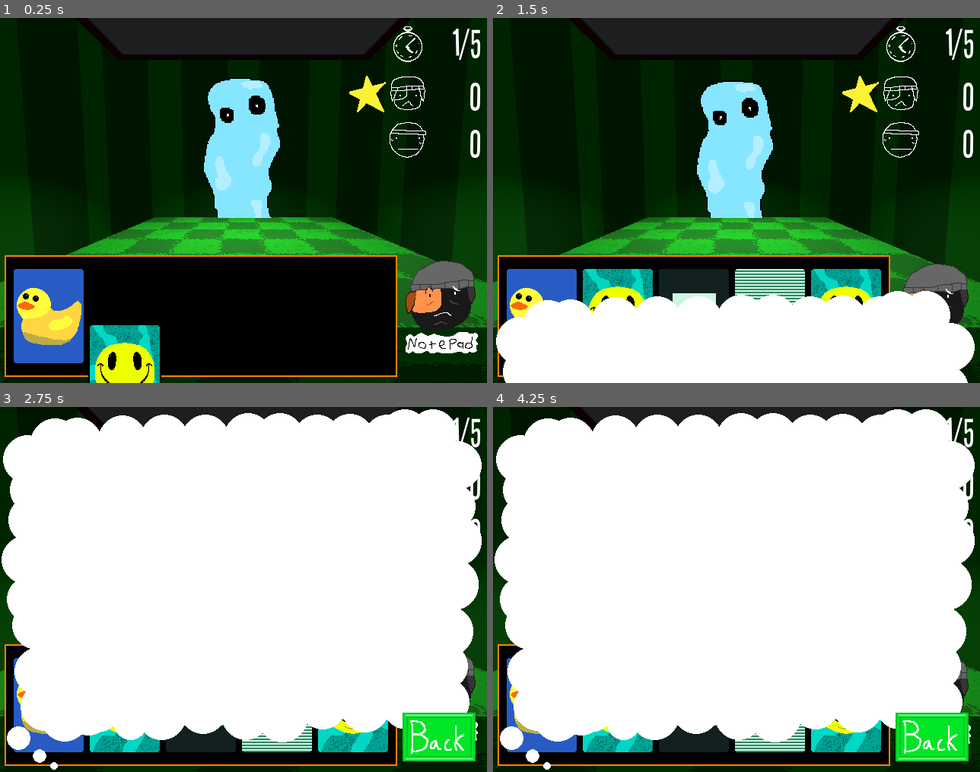
Above: before the commit, frames 1-4 (two rows, left to right).
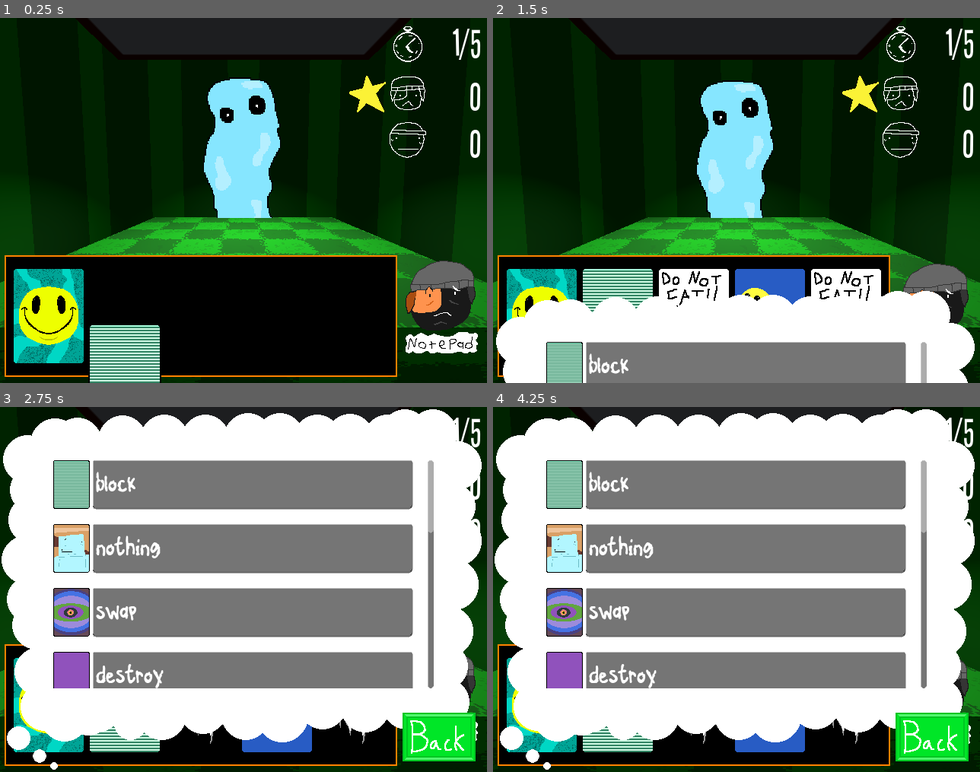
Above: after the commit, the same moments.

Repository: willslyman/kat-kards
Game: Godot game, scene res://scenes/main.tscn
Same seed, same stepped clock (60 frames per second), same inputs: the game is played once before the commit and once after it.
Inputs (mouse positions are in pixels of both pictures, inside the frame that each line leads up to):
- Up to frame 1 (0.25 s): no input
- Up to frame 2 (1.5 s): click (936, 306) at 0.5 s; click (931, 346) at 1.25 s
- Up to frame 3 (2.75 s): click (443, 699) at 2 s
- Up to frame 4 (4.25 s): click (931, 735) at 2.75 s; click (936, 695) at 3.5 s

The runs differ from the first frame. In frame 1, 6.0% of the frame differs, in the area x 2-33%, y 68-100%; in frame 2, 15%; in frame 3, 41%, in the area x 2-90%, y 14-95%; in frame 4, 41%.

Commit message:
basic ai

Diff:
--- a/project.godot
+++ b/project.godot
@@ -18,6 +18,7 @@
 [autoload]
 
 CardList="*res://scripts/card_list.gd"
+Ai="*res://scripts/ai.gd"
 
 [display]
 
--- a/scenes/main.tscn
+++ b/scenes/main.tscn
@@ -274,6 +274,7 @@
 
 [node name="Main" type="Node3D"]
 script = ExtResource("1_tefeu")
+debug_info = true
 
 [node name="Arena" parent="." instance=ExtResource("1_tbgi4")]
 
--- /dev/null
+++ b/scripts/ai.gd
@@ -0,0 +1,20 @@
+extends Node
+
+
+func pick_card(level, opphandcards, oppcardsplayed, playercardsplayed, is_player_first) -> Card:
+	#print("opp cards")
+	#for c in opphandcards:
+	#	print("    ", c.card_name)
+	#print("opp cards played")
+	#for c in oppcardsplayed:
+	#	print("    ", c.card_name)
+	#print("player cards played")
+	#for c in playercardsplayed:
+	#	print("    ", c.card_name)
+	#print("player leads", is_player_first)
+	if level == 0:
+		return opphandcards.pick_random()
+	elif level == 1:
+		return opphandcards.pick_random()
+	else:
+		return opphandcards.pick_random()
--- a/scripts/arena.gd
+++ b/scripts/arena.gd
@@ -55,6 +55,7 @@
 var opp_hand_score : int = 0
 var opp_selected_cards : Array[Card] = []
 var opp_selecting_card : bool = false
+var opp_cards : Array[Card] = []
 
 var player_leads : bool = true
 
@@ -113,6 +114,20 @@
 
 	opp_selecting_card = true
 	for i in player_hand_size:
+		## Give opp random card
+		if not (i < player_cards.size() and player_cards[i] != null):
+			var card_name : String = CardList.get_a_card()
+			var c : Card = CardList.card_list[card_name].instantiate()
+			add_child(c)
+			c.setup(self, false)
+			c.position.y -= 256
+			opp_cards.append(c)
+
+			if opp_cards.size() <= i:
+				opp_cards.append(c)
+			else:
+				opp_cards[i] = c
+
 		# Skip if card exists
 		if i < player_cards.size() and player_cards[i] != null:
 			continue
@@ -332,11 +347,11 @@
 	await get_tree().create_timer(0.5, false).timeout
 
 	#var card_name = CardList.card_list.keys().pick_random()
-	var card_name : String = CardList.get_a_card()
-	var card : Card = CardList.card_list[card_name].instantiate()
-	add_child(card)
-	card.position = Vector2(64,-32)
-	card.setup(self, false)
+	#var card_name : String = CardList.get_a_card()
+	var card : Card = Ai.pick_card(main.current_game, opp_cards, opp_selected_cards, player_selected_cards, player_leads)
+	opp_cards.erase(card)
+	#card.position = Vector2(64,-32)
+	#card.setup(self, false)
 
 	var i : int = opp_selected_cards.size()
 	opp_selected_cards.append(card)
Not shown, added: scripts/ai.gd.uid
